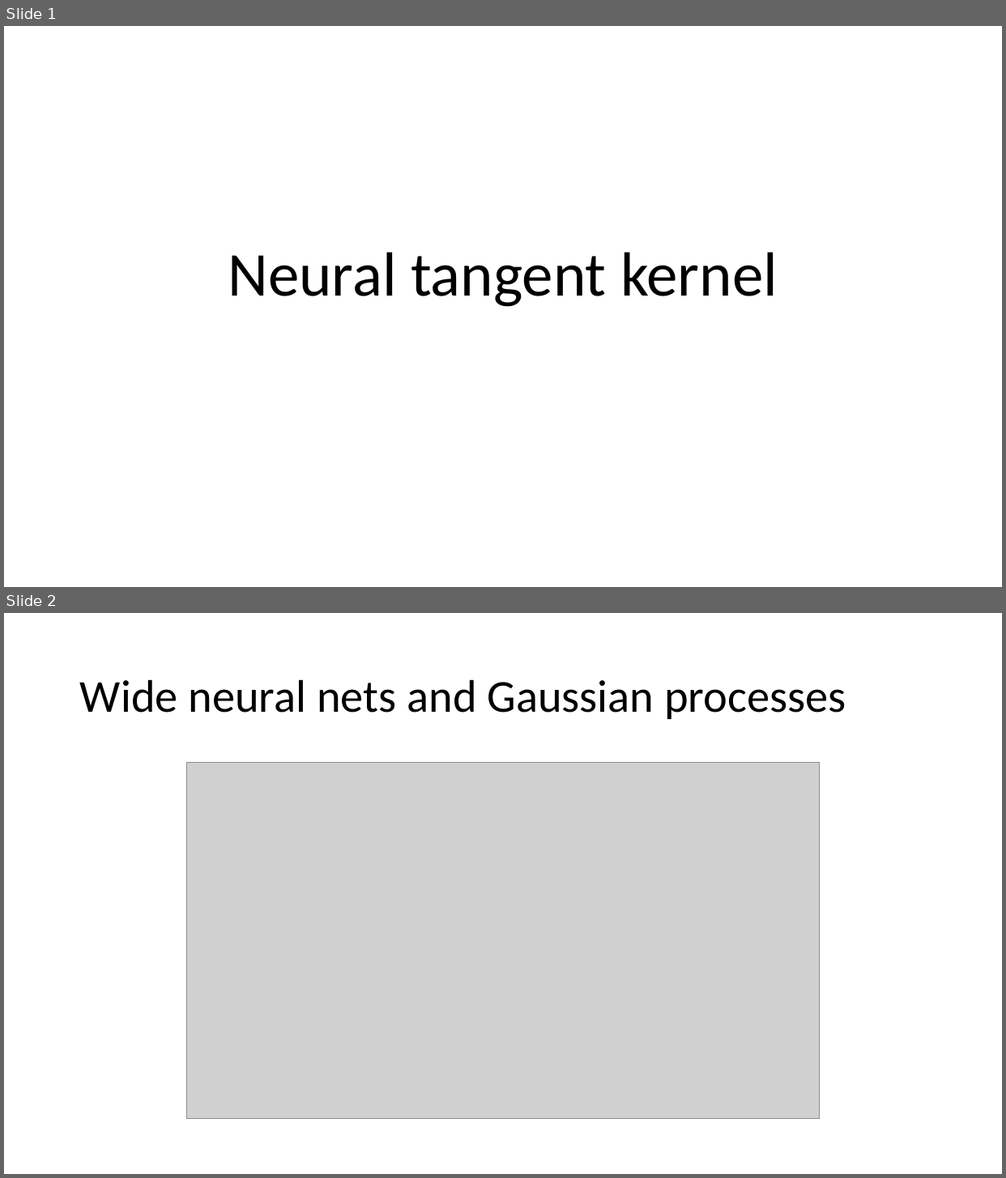
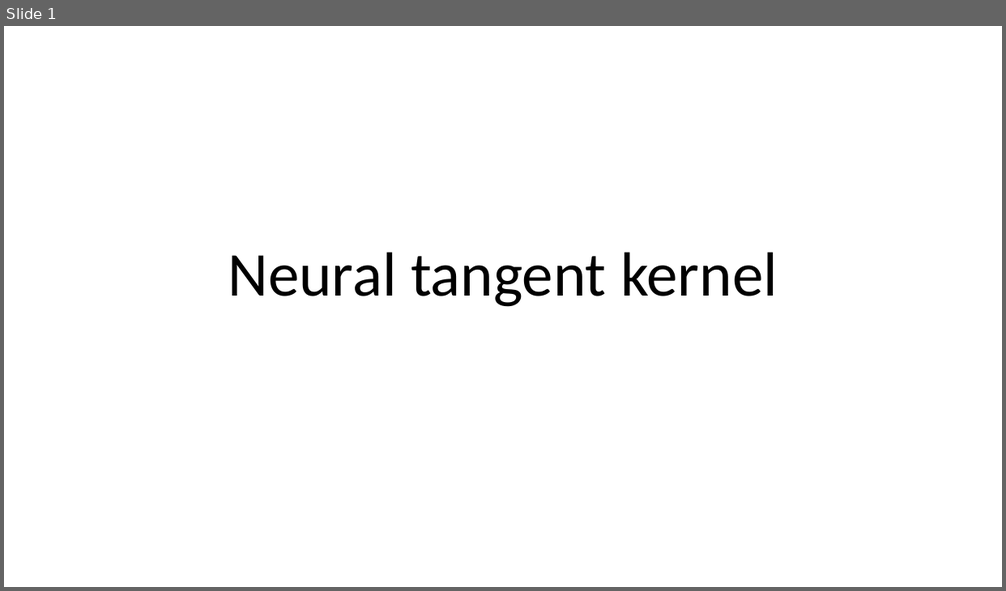
Before and after one commit to Nerkan78/NTK, a slide deck: presentation/Neural tangent kernel.pptx. Shown one above the other, each under a label of ours: slides 1 and 2 before the commit, slide 1 after it. The pictures are 1006x1178 and 1006x591 pixels, drawn with LibreOffice and Linux fonts; fonts in the diff are those of the drawing; grey boxes stand for pictures. Boxes give left, top, right and bottom in pixels: in the first picture for what was removed or moved away, otherwise in the second. Text is boxed around its words. In the diff, an @@ line names an element or a change of style, - is before the commit and + after.

```diff
--- a/presentation/Neural tangent kernel.pptx
+++ b/presentation/Neural tangent kernel.pptx
@@ slide 2 removed at [4,613,1002,1174], background #FFFFFF @@
@@ title removed at [80,679,846,719] @@
-Wide neural nets and Gaussian processes
@@ picture removed at [187,763,820,1119] @@
```
Also in this commit, not shown: 2 slides changed, 6 slides added, 3 other slides removed, 1 other file.
